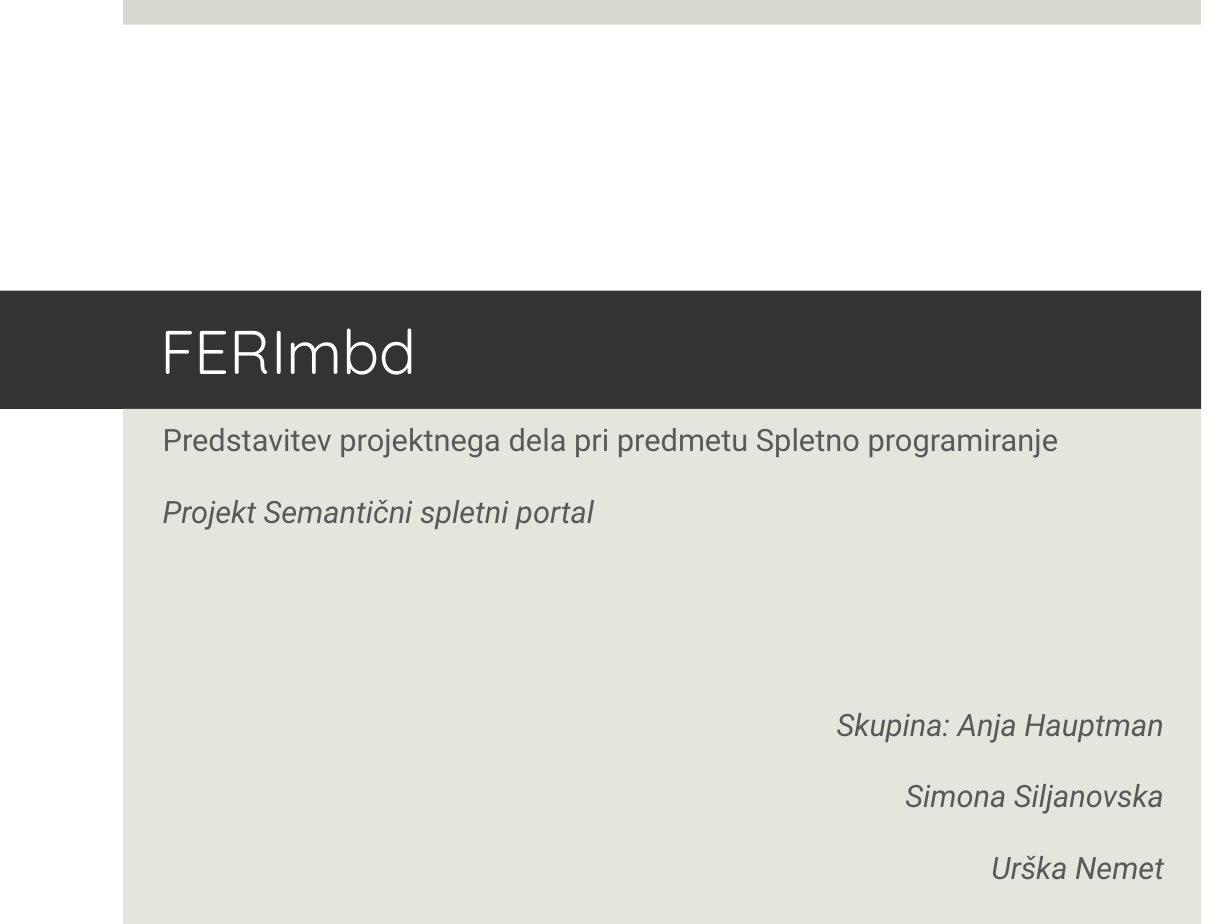
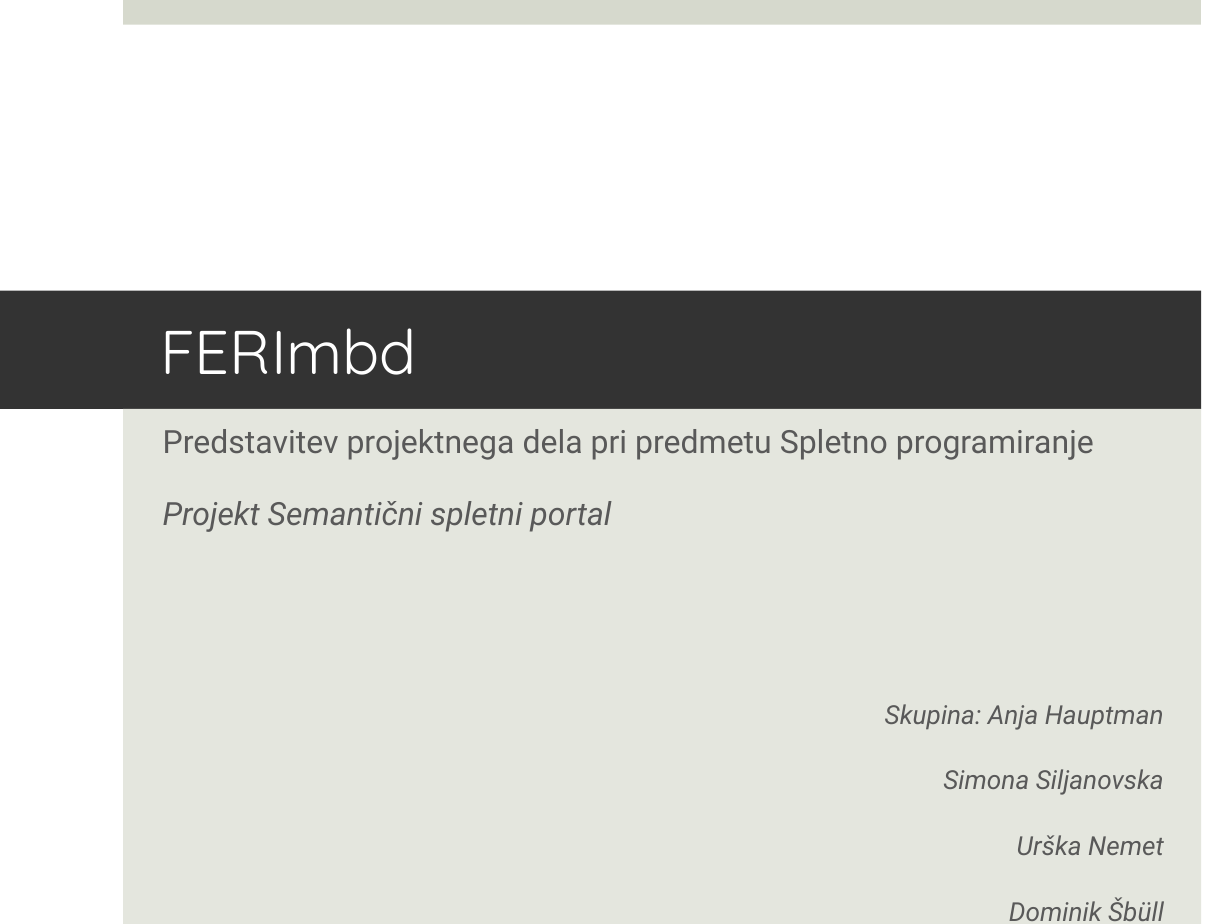
Before and after one commit to hauptanja/SP, a slide deck: slide 1 of SP_predstavitev.pptx. Drawn at 1232x924 pixels with LibreOffice and Linux fonts; fonts in the diff are those of the drawing. Boxes give left, top, right and bottom in pixels: in the first picture for what was removed or moved away, otherwise in the second. Text is boxed around its words. In the diff, an @@ line names an element or a change of style, - is before the commit and + after.

```diff
--- a/SP_predstavitev.pptx
+++ b/SP_predstavitev.pptx
@@ subtitle at (163,429,1164,855): size 18 to 18.7 pt in "Predstavitev projektnega dela pri predmetu Spletno programir ...", "Projekt Semantični spletni portal"; size 18 to 15.3 pt in "Skupina: Anja Hauptman", "Simona Siljanovska", "Urška Nemet" @@
@@ subtitle at (1009,897,1164,921): paragraph added @@
+Dominik Šbüll
```
Also in this commit, not shown: 1 other slide changed, 1 slide added, 6 other files.
